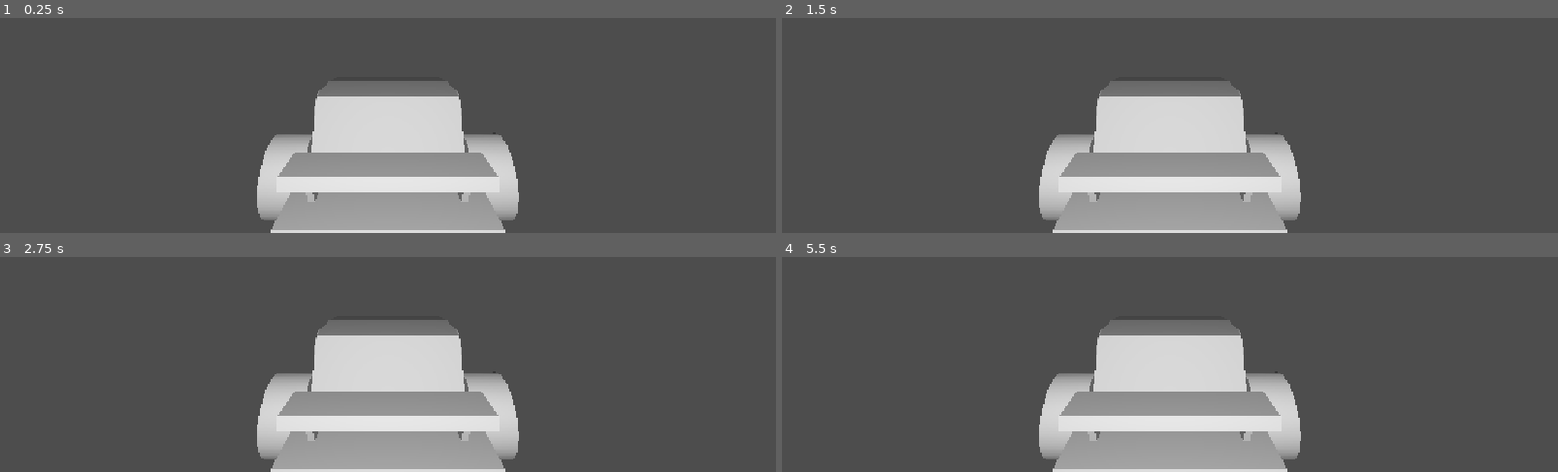
Above: before the commit, frames 1-4 (two rows, left to right).
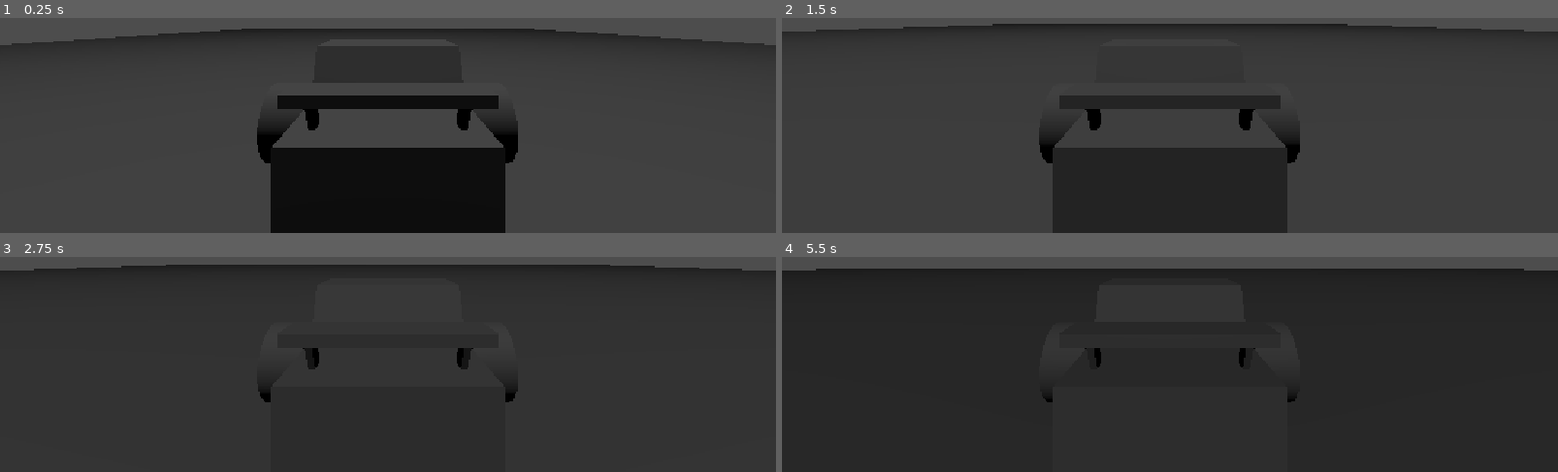
Above: after the commit, the same moments.

Repository: FlameFreezer/170.3
Game: Godot game, scene res://scenes/ControlCarTest.tscn
The game is run twice, just before and just after one commit, with the same random seed, the same clock (stepped at 60 frames per second) and the same inputs. This scene is started directly instead of the project's main scene.
Inputs:
- Up to frame 1 (0.25 s): no input
- Up to frame 2 (1.5 s): hold W (throttle) 0.53-1.28 s; tap Enter at 1.25 s; tap Space (clutch) at 1.35 s
- Up to frame 3 (2.75 s): tap W (throttle) at 1.55 s; tap Space (clutch) at 2 s; hold W (throttle) from 2.03 s (still down)
- Up to frame 4 (5.5 s): tap Enter at 2.75, 4.25 s; release W (throttle) at 2.78 s; tap W (throttle) at 2.85, 3.8, 4.35 s; tap Space (clutch) at 3.5, 5 s; hold Space (clutch) 3.53-4.28 s; hold W (throttle) from 5.03 s (still down)

The runs differ from the first frame. In frame 1, 32% of the frame differs, in the area x 0-100%, y 4-100%; in frame 2, 28%; in frame 3, 92%; in frame 4, 94%, in the area x 0-100%, y 5-100%.

Commit message:
Car throttle

Diff:
--- a/Scripts/Car/car.gd
+++ b/Scripts/Car/car.gd
@@ -4,18 +4,25 @@
 @onready var _motor: Motor = $Transmission/Motor
 @onready var _rear_wheels: RearWheel = $"Transmission/Rear Wheels"
 
-## TODO: get this from the wheels
+## TODO: get these from the wheels
 @export var wheel_radius: float
+var rear_wheels_rpm: float = 0.0
+@export var rpm_accel: float = 50.0
 
 # Called when the node enters the scene tree for the first time.
 func _ready() -> void:
-	linear_velocity = Vector3.FORWARD * _rear_wheels.rpm * wheel_radius
+	linear_velocity = Vector3.FORWARD * rear_wheels_rpm * wheel_radius
 
 
 # Called every frame. 'delta' is the elapsed time since the previous frame.
 func _process(delta: float) -> void:
-	pass
+	if Input.is_action_pressed("throttle"):
+		rear_wheels_rpm += delta * rpm_accel
+	else:
+		rear_wheels_rpm = move_toward(rear_wheels_rpm, 0.0, delta * rpm_accel)
 
 # Called during _physics_process, allows safe reading and modification of physics state before its application
 func _integrate_forces(state: PhysicsDirectBodyState3D) -> void:
-	pass
+	var xz_velocity = Vector3.FORWARD * rear_wheels_rpm * wheel_radius
+	state.linear_velocity.x = xz_velocity.x
+	state.linear_velocity.z = xz_velocity.z
--- a/scenes/ControlCarTest.tscn
+++ b/scenes/ControlCarTest.tscn
@@ -1,17 +1,24 @@
 [gd_scene format=3 uid="uid://f60eyxmenhqe"]
 
 [ext_resource type="PackedScene" uid="uid://cvqgfv1f4mvm1" path="res://scenes/Prefabs/PHControllabelCar.tscn" id="1_rling"]
+[ext_resource type="PackedScene" uid="uid://ccvhph1gnwwti" path="res://scenes/Prefabs/floor_tile.tscn" id="2_j6vv1"]
 
 [node name="ControlCarTest" type="Node3D" unique_id=1954701207]
 
-[node name="Camera3D" type="Camera3D" parent="." unique_id=443055352]
-transform = Transform3D(1, 0, 0, 0, 0.99989295, -0.0146300495, 0, 0.0146300495, 0.99989295, 0, 2.5529737, 4.8613276)
-
 [node name="Car" parent="." unique_id=1020874637 instance=ExtResource("1_rling")]
-gravity_scale = 0.0
+transform = Transform3D(1, 0, 0, 0, 1, 0, 0, 0, 1, 0, 2.699616, 0)
 wheel_radius = 1.0
 
+[node name="Camera3D" type="Camera3D" parent="Car" unique_id=443055352]
+transform = Transform3D(1, 0, 0, 0, 0.999893, -0.01463005, 0, 0.01463005, 0.999893, 0, 1.8533578, 4.8613276)
+
 [node name="OmniLight3D" type="OmniLight3D" parent="." unique_id=756413518]
-transform = Transform3D(1, 0, 0, 0, 1, 0, 0, 0, 1, 0, 2.81693, 6.514984)
+transform = Transform3D(1, 0, 0, 0, 1, 0, 0, 0, 1, 0, 69.816925, 7.514984)
 light_energy = 12.706
-omni_range = 26.918
+omni_range = 566.738
+
+[node name="FloorTile" parent="." unique_id=1666266216 instance=ExtResource("2_j6vv1")]
+transform = Transform3D(64, 0, 0, 0, 64, 0, 0, 0, 64, 0, 0, -64)
+
+[node name="FloorTile2" parent="." unique_id=42166045 instance=ExtResource("2_j6vv1")]
+transform = Transform3D(64, 0, 0, 0, 64, 0, 0, 0, 64, 0, 0, 64)
--- a/scenes/Prefabs/PHControllabelCar.tscn
+++ b/scenes/Prefabs/PHControllabelCar.tscn
@@ -1,11 +1,11 @@
 [gd_scene format=3 uid="uid://cvqgfv1f4mvm1"]
 
 [ext_resource type="ArrayMesh" uid="uid://cqrgdna7whk3n" path="res://Assets/170_3_PH2_CarBody.obj" id="1_hg8p6"]
-[ext_resource type="Script" uid="uid://b2rjx3ba1icw0" path="res://Scripts/Car/car.gd" id="1_mfhtg"]
+[ext_resource type="Script" uid="uid://b2rjx3ba1icw0" path="res://scripts/Car/car.gd" id="1_mfhtg"]
 [ext_resource type="ArrayMesh" uid="uid://85gi517fuxsg" path="res://Assets/170_3_PH_Tire.obj" id="2_mfhtg"]
-[ext_resource type="Script" uid="uid://b81ee2f3iqrf1" path="res://Scripts/Car/transmission.gd" id="3_f32nv"]
-[ext_resource type="Script" uid="uid://d3hu4iwtno64r" path="res://Scripts/Car/rear_wheels.gd" id="4_j6i1t"]
-[ext_resource type="Script" uid="uid://dpjh5tmcxgx7n" path="res://Scripts/Car/motor.gd" id="5_88mxp"]
+[ext_resource type="Script" uid="uid://b81ee2f3iqrf1" path="res://scripts/Car/transmission.gd" id="3_f32nv"]
+[ext_resource type="Script" uid="uid://d3hu4iwtno64r" path="res://scripts/Car/rear_wheels.gd" id="4_j6i1t"]
+[ext_resource type="Script" uid="uid://dpjh5tmcxgx7n" path="res://scripts/Car/motor.gd" id="5_88mxp"]
 
 [sub_resource type="BoxShape3D" id="BoxShape3D_r6qtb"]
 size = Vector3(1.5, 1.5, 4.5)
--- a/scenes/Prefabs/floor_tile.tscn
+++ b/scenes/Prefabs/floor_tile.tscn
@@ -2,13 +2,13 @@
 
 [sub_resource type="HeightMapShape3D" id="HeightMapShape3D_2e8lr"]
 
-[sub_resource type="PlaneMesh" id="PlaneMesh_62yfg"]
+[sub_resource type="PlaneMesh" id="PlaneMesh_1a7xp"]
 
 [node name="FloorTile" type="StaticBody3D" unique_id=1666266216]
 
 [node name="CollisionShape3D" type="CollisionShape3D" parent="." unique_id=370967155]
+transform = Transform3D(2, 0, 0, 0, 1, 0, 0, 0, 2, 0, 0, 0)
 shape = SubResource("HeightMapShape3D_2e8lr")
 
 [node name="MeshInstance3D" type="MeshInstance3D" parent="." unique_id=1557458708]
-transform = Transform3D(0.49710613, 0, 0, 0, 1, 0, 0, 0, 0.49768513, 0, 0, 0)
-mesh = SubResource("PlaneMesh_62yfg")
+mesh = SubResource("PlaneMesh_1a7xp")
